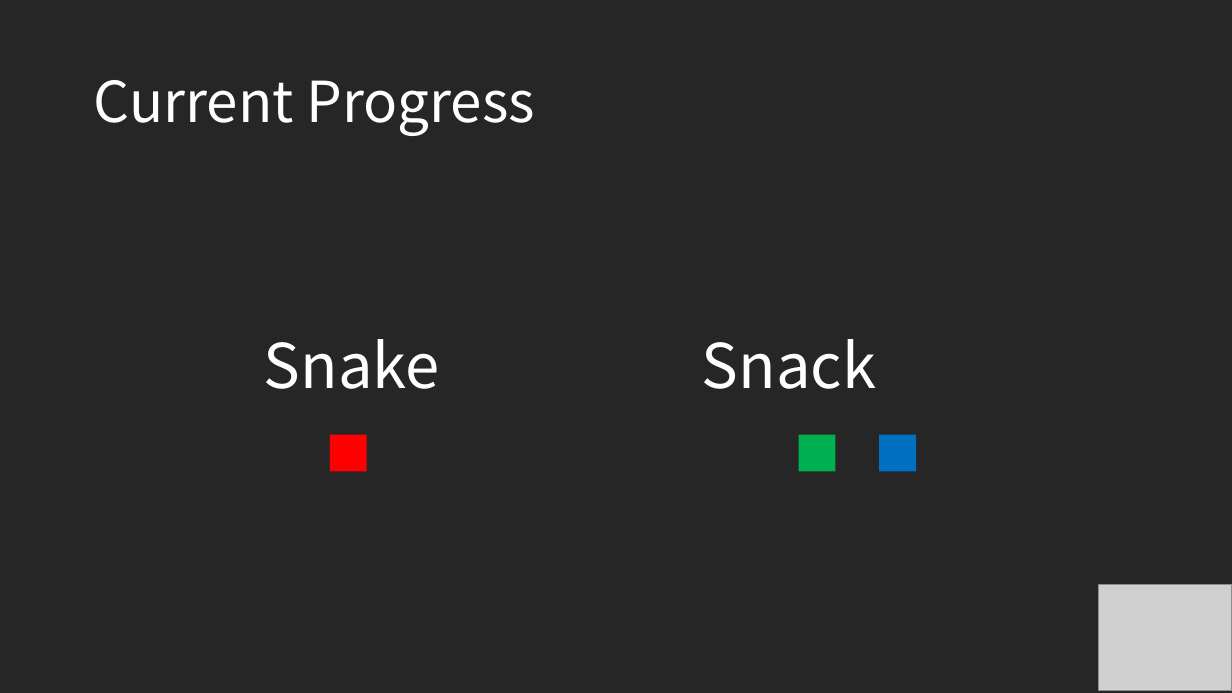
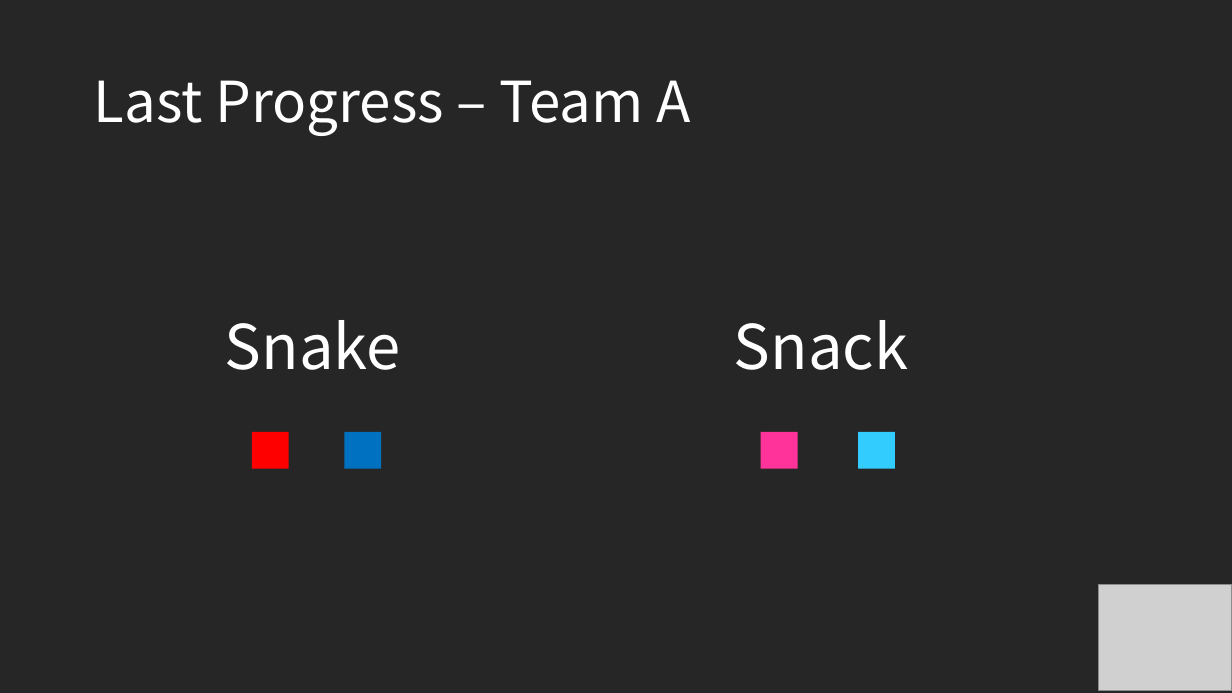
Before and after one commit to commadev/commadev.github.io, a slide deck: slide 5 of assets/documents/190411 Snake.pptx (slide 4 before the commit). Drawn at 1232x693 pixels with LibreOffice and Linux fonts; fonts in the diff are those of the drawing; grey boxes stand for pictures. Boxes give left, top, right and bottom in pixels: in the first picture for what was removed or moved away, otherwise in the second. Text is boxed around its words. In the diff, an @@ line names an element or a change of style, - is before the commit and + after.

```diff
--- a/assets/documents/190411 Snake.pptx
+++ b/assets/documents/190411 Snake.pptx
@@ title at [94,80,690,136]: text changed @@
-Current Progress
+Last Progress – Team A
@@ text at [225,320,401,370]: text changed @@
-Snake Snack
+Snake
@@ text added at [734,320,908,370], 48 pt, text #FFFFFF @@
+Snack
@@ rectangle: place and size @@
-rectangle at [330,434,367,471]
+rectangle at [252,433,289,470]
@@ rectangle added at [345,433,382,470], fill #0070C0 @@
@@ rectangle: place and size @@
-rectangle at [799,434,836,471]
+rectangle at [761,433,798,470]
@@ rectangle at [761,433,798,470]: fill #00B050 to #FF3399 @@
@@ rectangle: place and size @@
-rectangle at [880,434,917,471]
+rectangle at [859,433,896,470]
@@ rectangle at [859,433,896,470]: fill #0070C0 to #33CCFF @@
```
Also in this commit, not shown: 1 other slide changed, 10 slides added, 3 slides removed.
